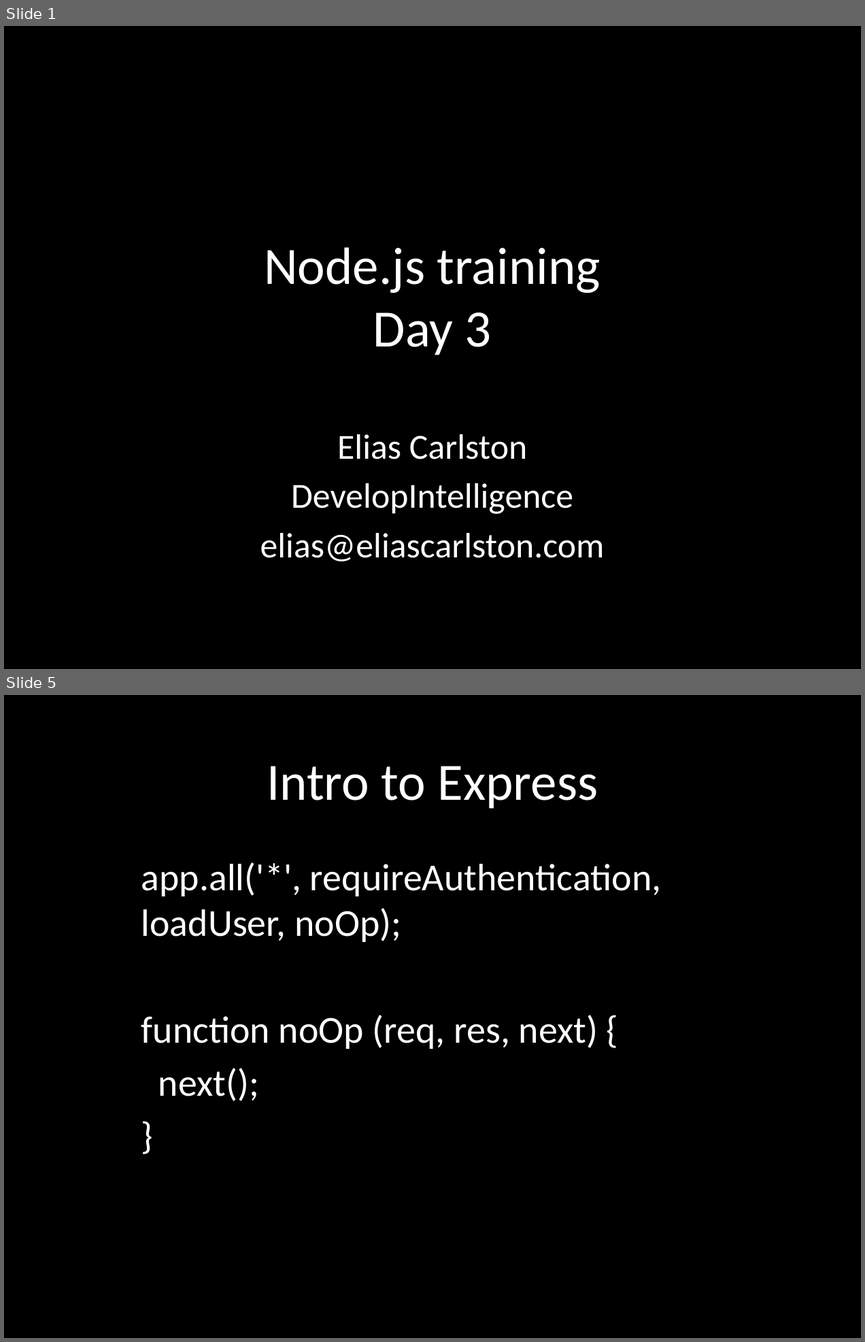
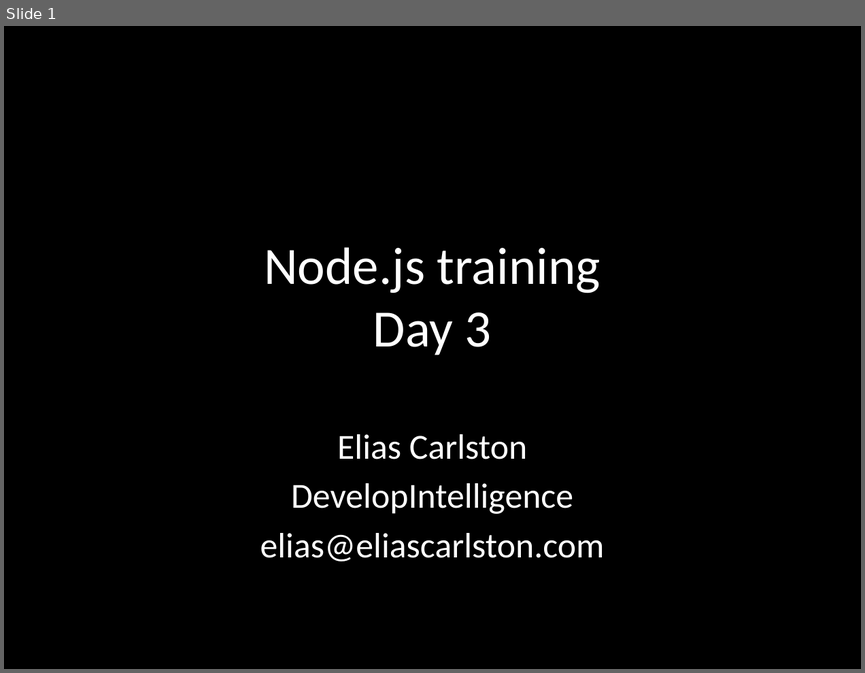
Before and after one commit to eliasjames/training-node, a slide deck: slides/Node Slides Day 3.pptx. Shown one above the other, each under a label of ours: slides 1 and 5 before the commit, slide 1 after it; the slides between them are not shown. The pictures are 865x1342 and 865x673 pixels, drawn with LibreOffice and Linux fonts; fonts in the diff are those of the drawing. Boxes give left, top, right and bottom in pixels: in the first picture for what was removed or moved away, otherwise in the second. Text is boxed around its words. In the diff, an @@ line names an element or a change of style, - is before the commit and + after.

```diff
--- a/slides/Node Slides Day 3.pptx
+++ b/slides/Node Slides Day 3.pptx
@@ slide 5 removed at <box>4,695,861,1338</box>, background #000000 @@
@@ title removed at <box>266,766,598,809</box> @@
-Intro to Express
@@ subtitle removed at <box>141,862,662,1101</box> @@
-app.all('*', requireAuthentication, loadUser, noOp);
-function noOp (req, res, next) {
-next();
-}
```
Also in this commit, not shown: 3 slides changed, 3 slides added, 2 other slides removed.
